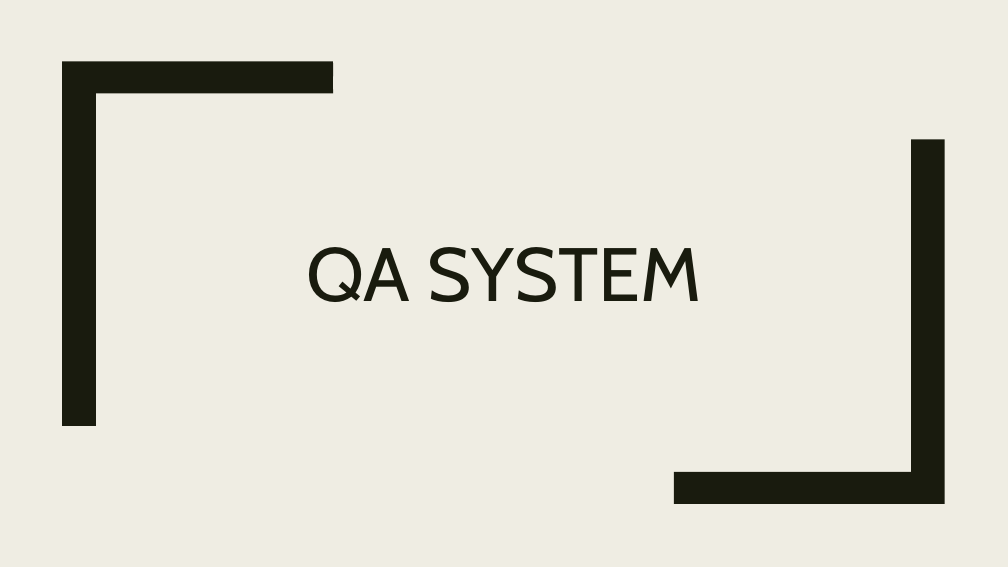
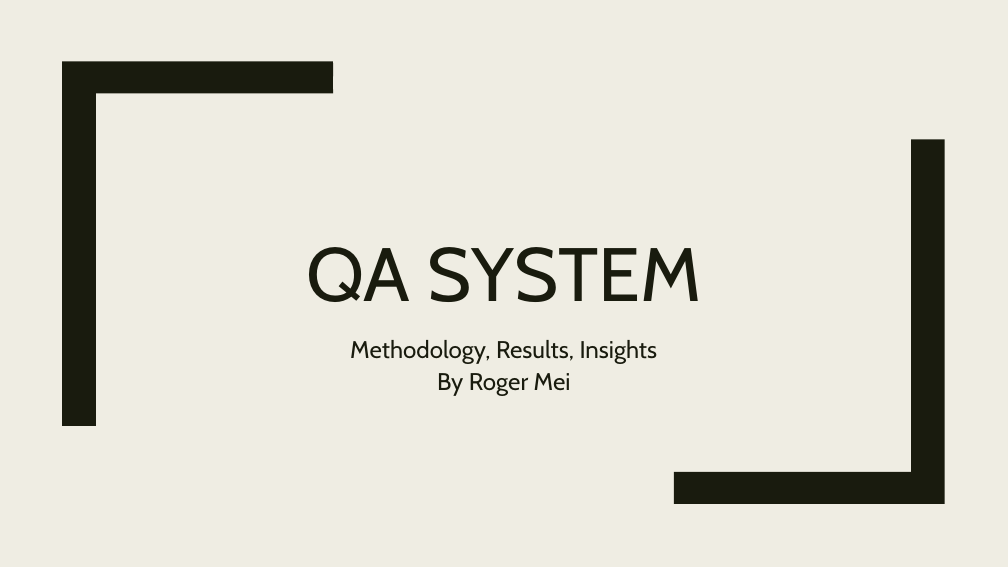
Before and after one commit to meiroger/Business-QA-System, a slide deck: slide 1 of presentation.pptx. Drawn at 1008x567 pixels with LibreOffice and Linux fonts; fonts in the diff are those of the drawing. Boxes give left, top, right and bottom in pixels: in the first picture for what was removed or moved away, otherwise in the second. Text is boxed around its words. In the diff, an @@ line names an element or a change of style, - is before the commit and + after.

```diff
--- a/presentation.pptx
+++ b/presentation.pptx
@@ subtitle added at (x1=350, y1=340, x2=658, y2=396), 23 pt, text #191B0E @@
+Methodology, Results, Insights
+By Roger Mei
```
